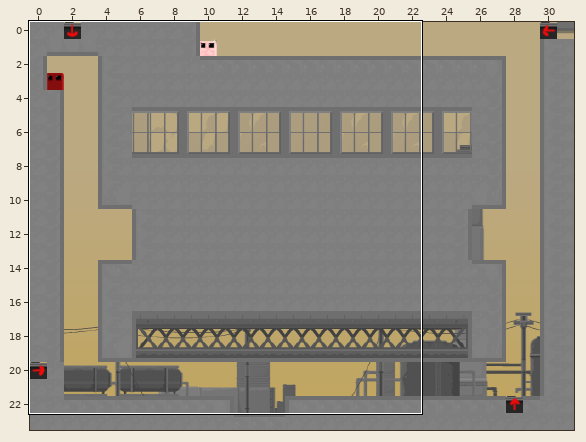
One commit to this Tiled map: Resources/images/factory7.tmx. The picture above shows the old version from afar; the outline marks the close-up.
Close-up. First the earlier version:
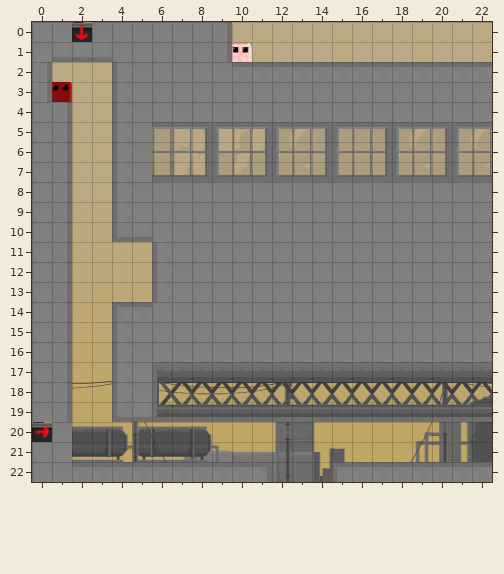
Cells are 20x20 px. Shown: x 0..22, y 0..22. The commit also changed other parts of the map, which this record leaves out.
Now the later version:
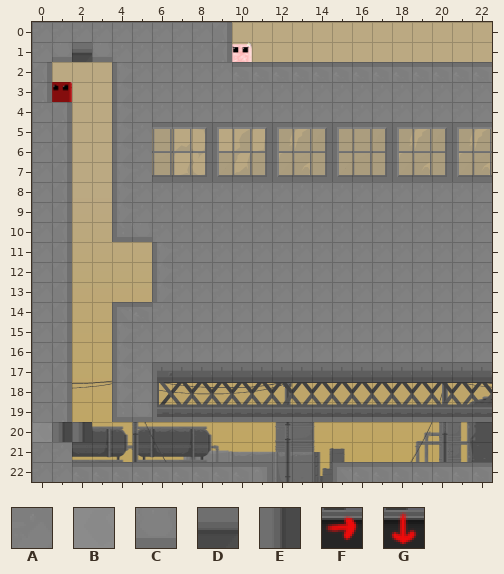
Key: from "factorytiles01": A 49, B 55, C 79, D 115, E 144; from "myimages": F 12, G 15.
_ is an empty cell.
Tiles of an added or newly shown layer are drawn over the layers below it.
Edits made:
Layer "stationary":
Tile C gives way to one hidden under a higher layer in row 1 at x 2.
The edit turns tile G into tile A in row 0 at x 2.
The edit turns tile F into tile B in row 20 at x 0.
Tile A is gone in row 20 at x 1.
Layer "shoot_right" (added):
There is now tile E in row 20 at x 1 to 2.
Layer "shoot_down" (added):
There is now tile D in row 1 at x 2.
